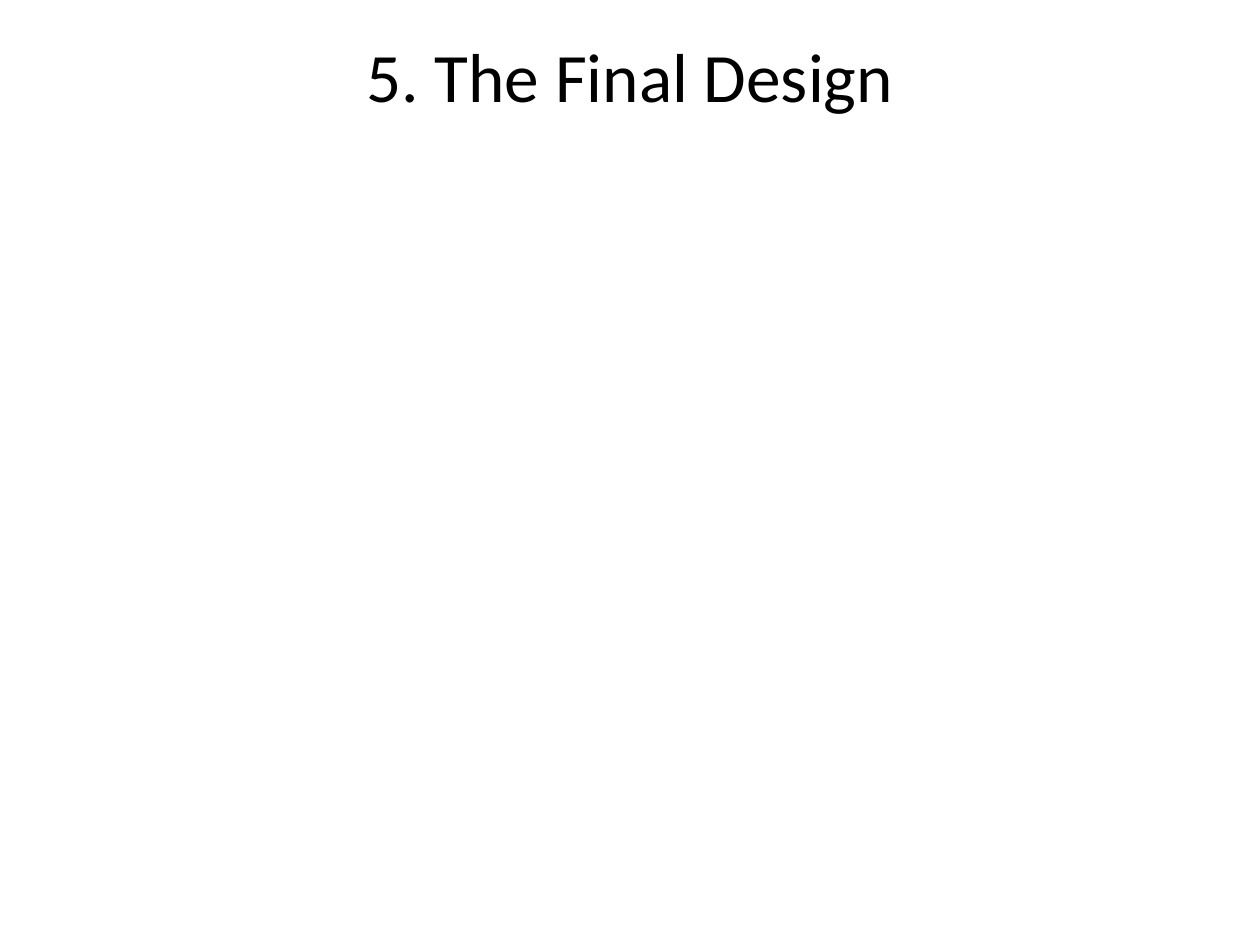
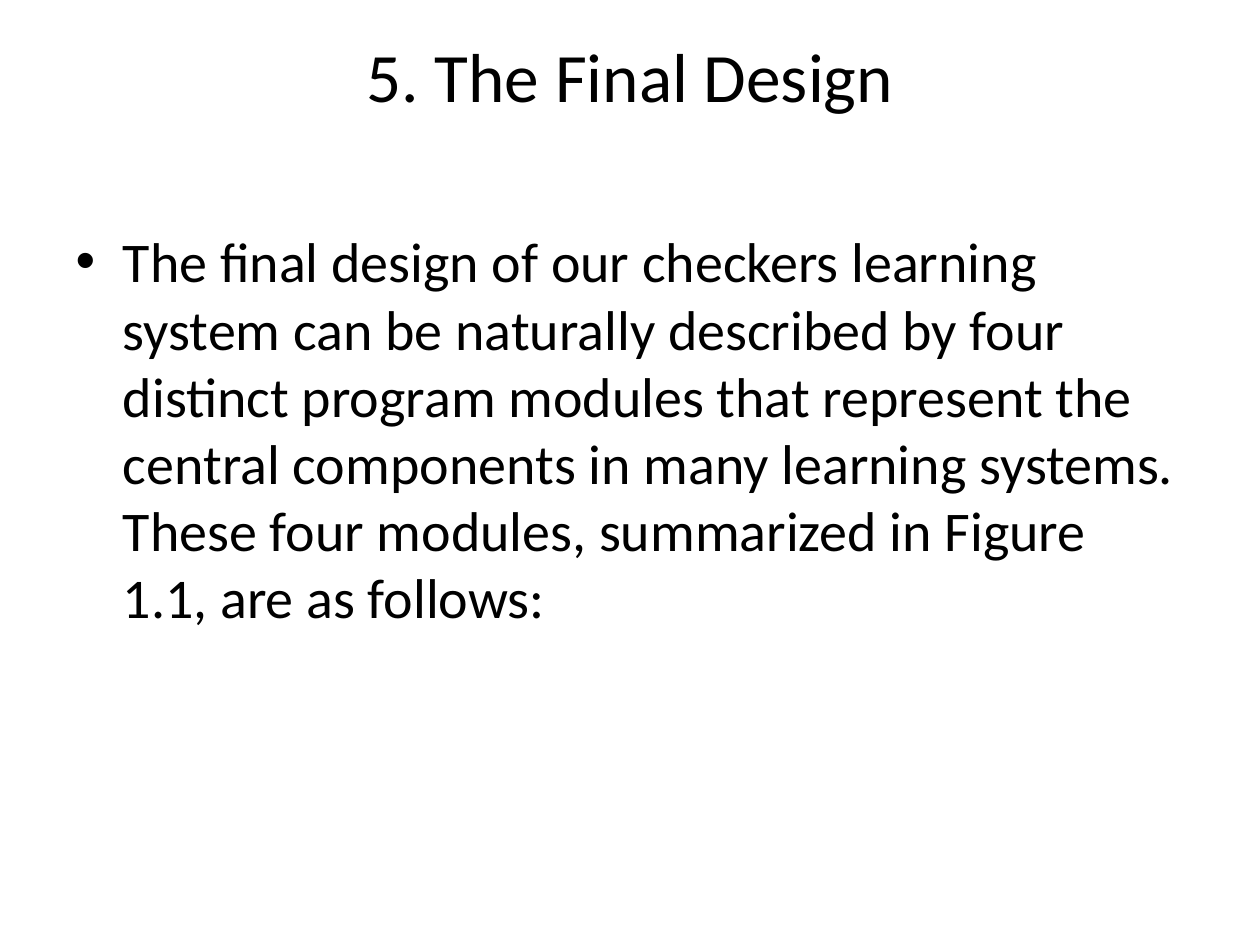
Before and after one commit to devipriyak/AI_ml-iv-sem-21-batch, a slide deck: slide 40 of Unit-4.pptx (slide 29 before the commit). Drawn at 1260x945 pixels with LibreOffice and Linux fonts; fonts in the diff are those of the drawing. Boxes give left, top, right and bottom in pixels: in the first picture for what was removed or moved away, otherwise in the second. Text is boxed around its words. In the diff, an @@ line names an element or a change of style, - is before the commit and + after.

```diff
--- a/Unit-4.pptx
+++ b/Unit-4.pptx
@@ text added at bbox=[123, 243, 1173, 625], 32 pt, text #000000 @@
+• The final design of our checkers learning system can be naturally described by four distinct program modules that represent the central components in many learning systems. These four modules, summarized in Figure 1.1, are as follows:
```
Also in this commit, not shown: 6 other slides changed, 16 slides added.
